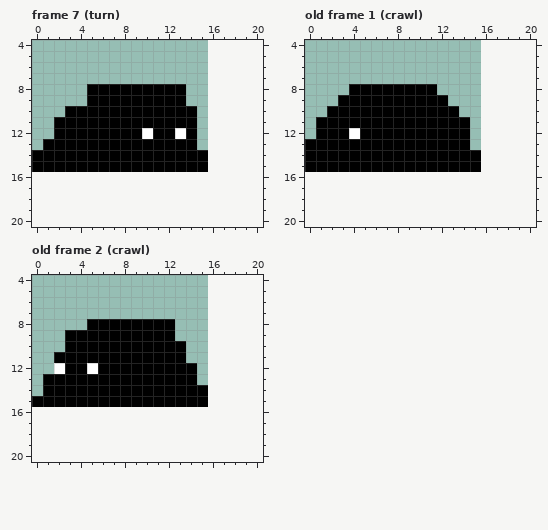
Two versions of one pixel-art file, graphics/.aseprite/sprites/bleb.aseprite. That is the earlier state.
16x16 pixels, 7 frames. Shown: frame 7 (turn): x 0..20, y 4..20; old frame 1 (crawl): x 0..20, y 4..20; old frame 2 (crawl): x 0..20, y 4..20. The old version is drawn lined up with the new one, on the new canvas. The commit also changed other frames, which this record leaves out.
Once edited:
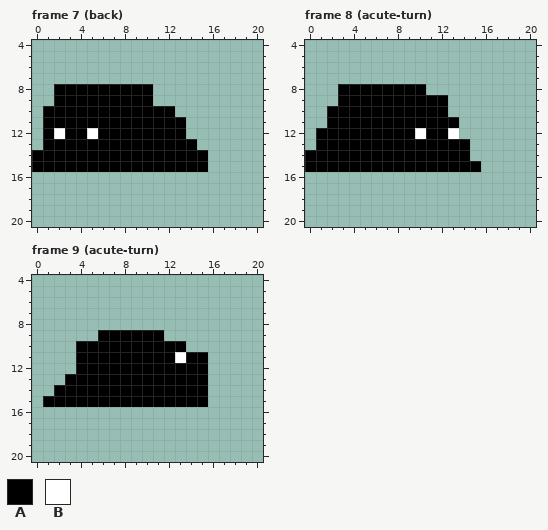
Palette (. is transparent): A #000000  B #ffffff
A new or re-ordered frame is compared with the old frame closest to it.
What changed:
canvas 16x16 -> 31x32
frames 7 -> 22
--- frame 7 (back)
@@ x 0..20 @@
  7 .....................
- 8 .....AAAAAAAAA.......
- 9 .....AAAAAAAAA.......
-10 ...AAAAAAAAAAAA......
-11 ..AAAAAAAAAAAAA......
-12 ..AAAAAAAABAABA......
+ 8 ..AAAAAAAAA..........
+ 9 ..AAAAAAAAA..........
+10 .AAAAAAAAAAAA........
+11 .AAAAAAAAAAAAA.......
+12 .ABAABAAAAAAAA.......
 13 .AAAAAAAAAAAAAA......
--- frame 8 (acute-turn) is new; against old frame 1 (crawl)
@@ x 0..20 @@
  7 .....................
- 8 ....AAAAAAAA.........
+ 8 ...AAAAAAAA..........
  9 ...AAAAAAAAAA........
-10 ..AAAAAAAAAAAA.......
-11 .AAAAAAAAAAAAAA......
-12 .AAABAAAAAAAAAA......
-13 AAAAAAAAAAAAAAA......
-14 AAAAAAAAAAAAAAAA.....
+10 ..AAAAAAAAAAA........
+11 ..AAAAAAAAAAAA.......
+12 .AAAAAAAAABAAB.......
+13 .AAAAAAAAAAAAAA......
+14 AAAAAAAAAAAAAAA......
 15 AAAAAAAAAAAAAAAA.....
--- frame 9 (acute-turn) is new; against old frame 2 (crawl)
@@ x 0..20 @@
  7 .....................
- 8 .....AAAAAAAA........
- 9 ...AAAAAAAAAA........
-10 ...AAAAAAAAAAA.......
-11 ..AAAAAAAAAAAA.......
-12 ..BAABAAAAAAAAA......
-13 .AAAAAAAAAAAAAA......
-14 .AAAAAAAAAAAAAAA.....
-15 AAAAAAAAAAAAAAAA.....
+ 8 .....................
+ 9 ......AAAAAA.........
+10 ....AAAAAAAAAA.......
+11 ....AAAAAAAAABAA.....
+12 ....AAAAAAAAAAAA.....
+13 ...AAAAAAAAAAAAA.....
+14 ..AAAAAAAAAAAAAA.....
+15 .AAAAAAAAAAAAAAA.....
 16 .....................
